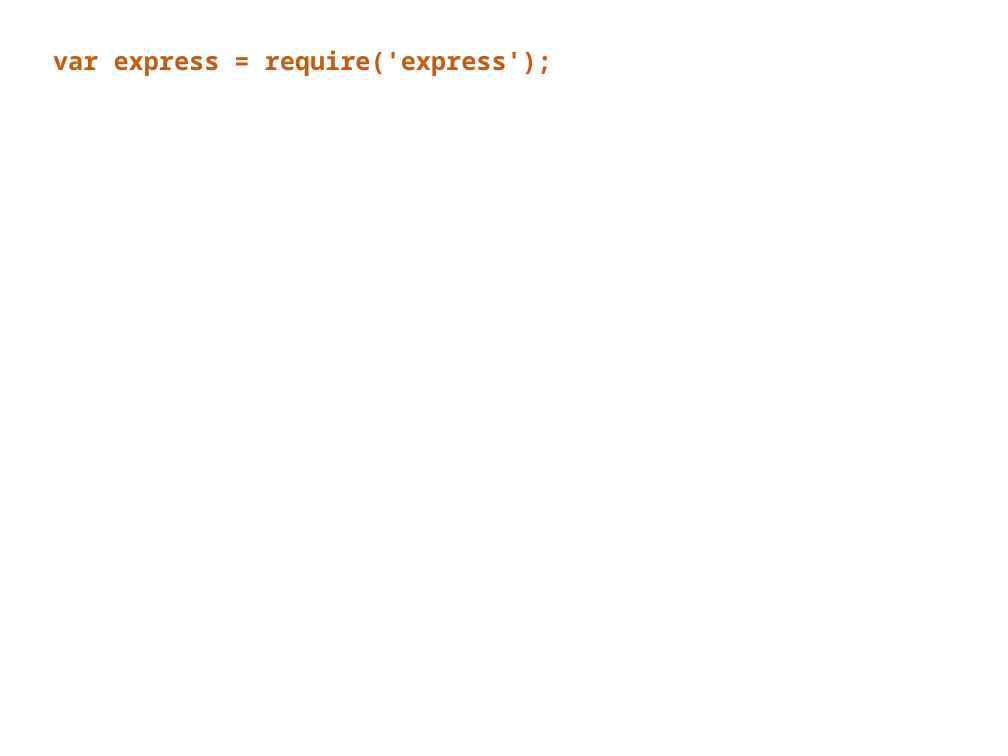
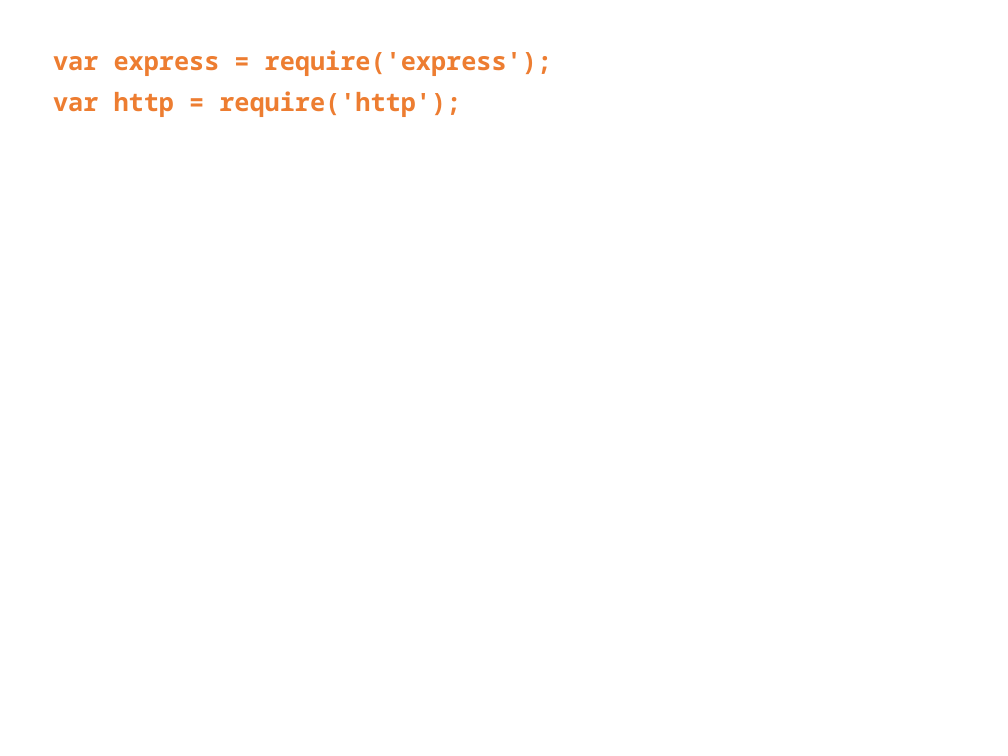
Before and after one commit to mikeal/nodeconf2013, a slide deck: slide 14 of slides/services/services.pptx. Drawn at 1008x756 pixels with LibreOffice and Linux fonts; fonts in the diff are those of the drawing. Boxes give left, top, right and bottom in pixels: in the first picture for what was removed or moved away, otherwise in the second. Text is boxed around its words. In the diff, an @@ line names an element or a change of style, - is before the commit and + after.

Commit message:
Added express section

```diff
--- a/slides/services/services.pptx
+++ b/slides/services/services.pptx
@@ subtitle at box(53, 50, 552, 76): text colour #C55A11 to #ED7D31 in "var express = require('express');" @@
@@ subtitle at box(53, 91, 461, 117): paragraph added @@
+var http = require('http');
```
Also in this commit, not shown: 5 other slides changed, 23 slides added.
